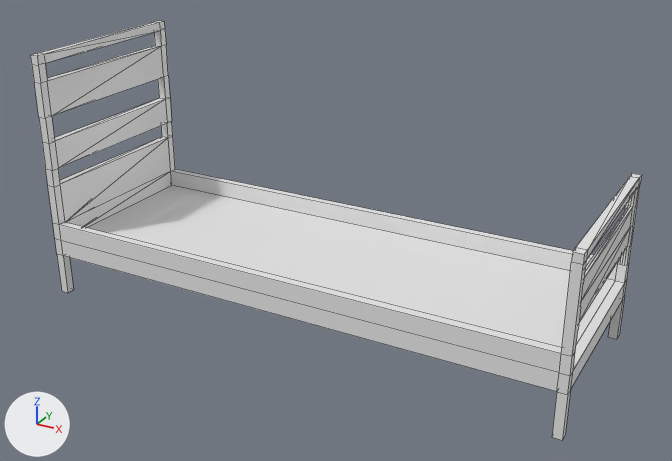
Two versions of the Blender file Assets/Models/Bed.blend, one commit apart.
The view is the same before and after, from a camera (50 mm lens) standing at (4.7, -8.35, 4.64) and looking at (0.16, -0.11, 0.52). The axes (+X, +Y, +Z) are drawn at lower left. The lights are the same throughout. Mesh edges are drawn as thin lines. Materials are left out; every surface is plain grey.

Objects in the first picture: 'Bed'.
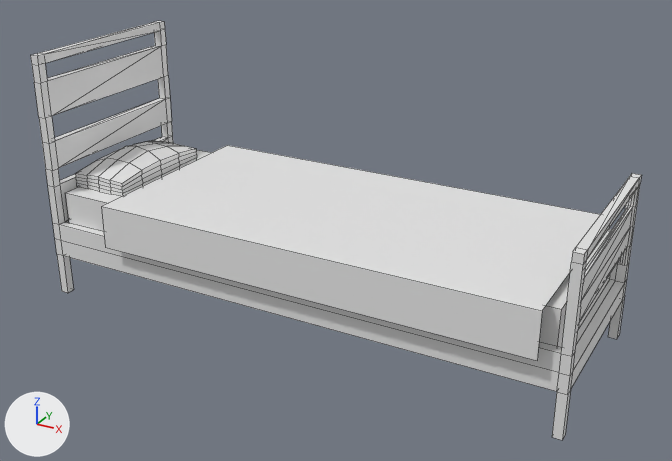
Commit message: Finished bed model

What the commit changed:
me_cube is used by ob_bed; location (0.0, 0.0, 0.0); scale (3.0, 1.0, 0.1).
Verts and faces of me_cube; kept vertices keep their numbers, new ones are numbered from 176.
me_cube had 176 vertices, 228 faces and spanned x -1.0..1.0, y -1.1..1.1, z -6.0..23.0.
me_cube now has 290 vertices, 333 faces and spans x -1.0..1.0, y -1.2..1.2, z -6.0..23.0.
me_cube part 1: a new loose piece, a box spanning x -1.0..1.0, y -1.0..1.0, z 0.9..6.8.
me_cube part 2: a new loose piece of 98 vertices spanning x -1.0..-0.8, y -0.8..0.6, z 4.9..10.2.
Part 3, on me_cube:
New vertex 176 is at (-0.7, -1.2, 7.5), pixel (101, 206).
New vertex 177 is at (-0.7, 1.2, 7.5), pixel (227, 145).
New vertex 178 is at (-0.7, 1.2, 2.5).
New vertex 179 is at (-0.7, -1.2, 2.5), pixel (105, 247).
New vertices 180 to 183 stand at vertices 176 to 179, in that order, plus (1.6, 0.0, 0.0).
New faces: (176, 180, 181, 177), (177, 181, 182, 178), (176, 179, 183, 180).

Pixel boxes [x1, y1, x2, y2] of what changed, in the pictures (672 x 461 px):
part 1 of me_cube, added: after [65, 150, 612, 348]
part 2 of me_cube, added: after [75, 140, 197, 196]
part 3 of me_cube, added: after [101, 145, 601, 360]
